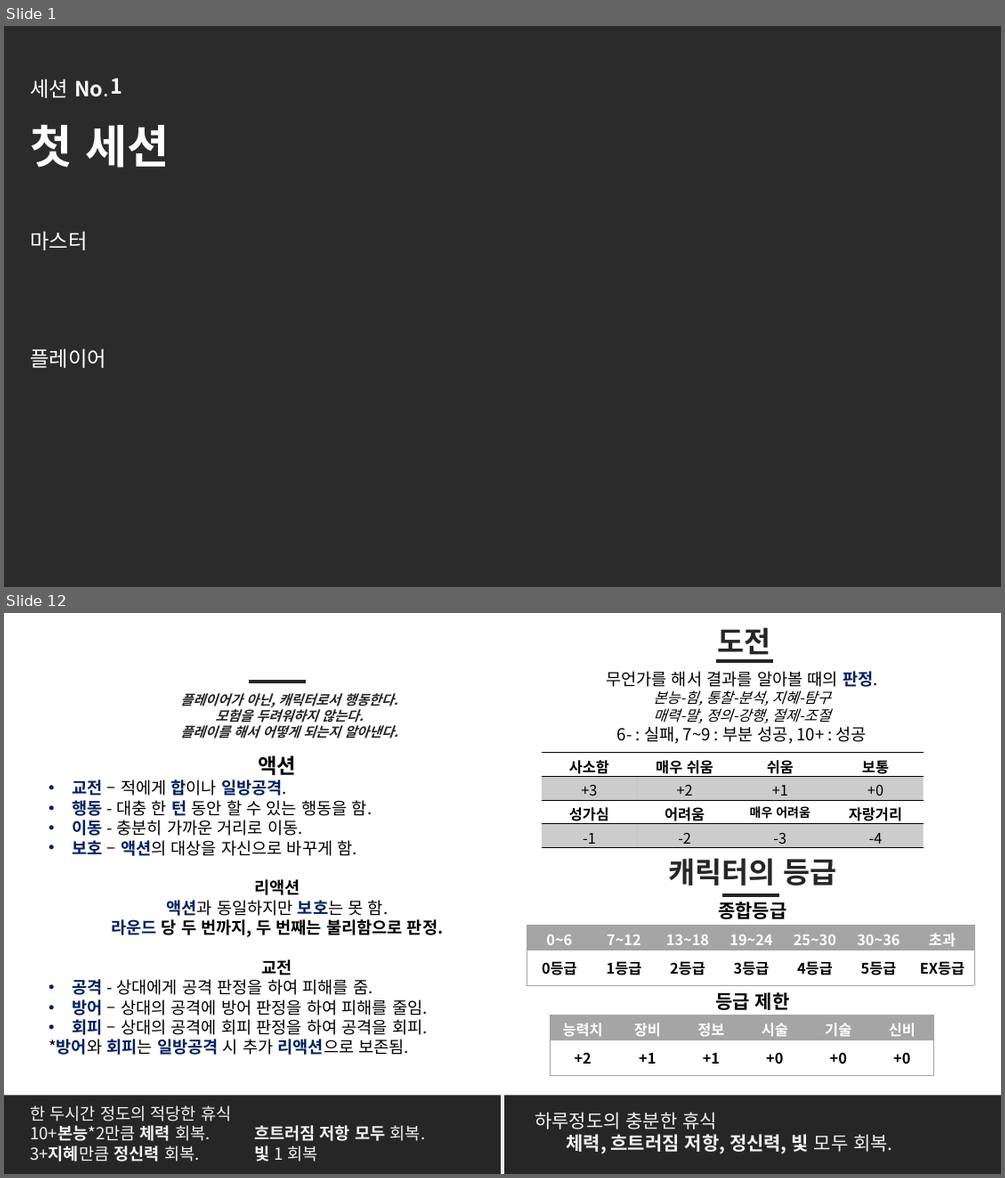
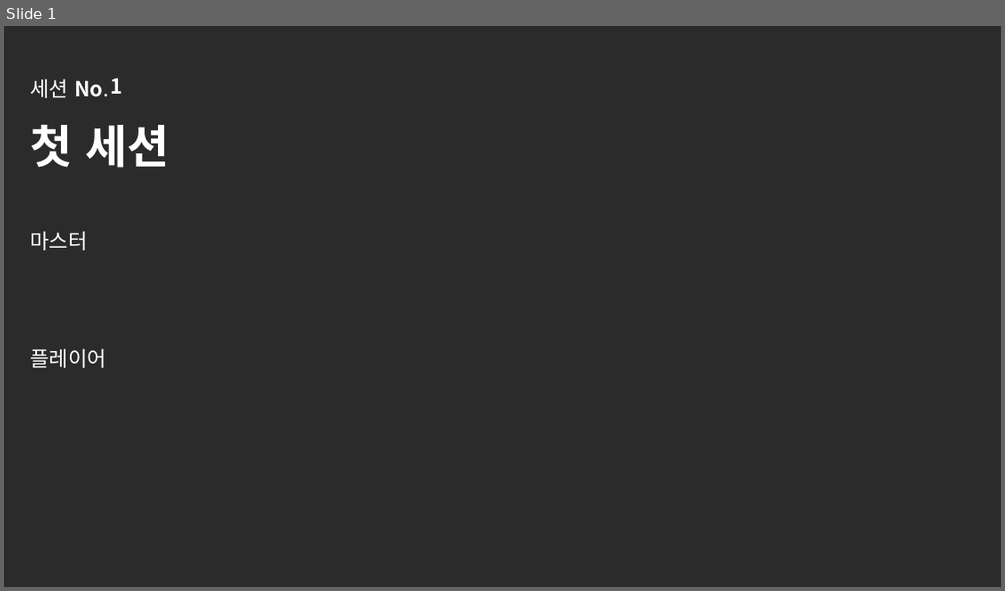
Before and after one commit to helloing0119/lobotomytrpg, a slide deck: 롭티알_진행.pptx. Shown one above the other, each under a label of ours: slides 1 and 12 before the commit, slide 1 after it; the slides between them are not shown. The pictures are 1005x1178 and 1005x591 pixels, drawn with LibreOffice and Linux fonts; fonts in the diff are those of the drawing; background and template pictures are left out; a plain dark background stands for a picture behind light text. Boxes give left, top, right and bottom in pixels: in the first picture for what was removed or moved away, otherwise in the second. Text is boxed around its words. In the diff, an @@ line names an element or a change of style, - is before the commit and + after.

```diff
--- a/롭티알_진행.pptx
+++ b/롭티알_진행.pptx
@@ slide 12 removed at <box>4,613,1001,1174</box>, background #FFFFFF @@
@@ text removed at <box>718,627,771,655</box> @@
-도전
@@ line removed from (716, 661) to (773, 661) @@
@@ line removed from (249, 682) to (306, 682) @@
@@ text removed at <box>606,671,877,744</box> @@
-무언가를 해서 결과를 알아볼 때의 판정.
-본능-힘, 통찰-분석, 지혜-탐구
-매력-말, 정의-강행, 절제-조절
-6- : 실패, 7~9 : 부분 성공, 10+ : 성공
@@ text removed at <box>180,693,398,738</box> @@
-플레이어가 아닌, 캐릭터로서 행동한다.
-모험을 두려워하지 않는다.
-플레이를 해서 어떻게 되는지 알아낸다.
@@ text removed at <box>48,755,443,1054</box> @@
-액션
-• 교전 – 적에게 합이나 일방공격.
-• 행동 - 대충 한 턴 동안 할 수 있는 행동을 함.
-• 이동 - 충분히 가까운 거리로 이동.
-• 보호 – 액션의 대상을 자신으로 바꾸게 함.
-리액션
-액션과 동일하지만 보호는 못 함.
-라운드 당 두 번까지, 두 번째는 불리함으로 판정.
-교전
-• 공격 - 상대에게 공격 판정을 하여 피해를 줌.
-• 방어 – 상대의 공격에 방어 판정을 하여 피해를 줄임.
-• 회피 – 상대의 공격에 회피 판정을 하여 공격을 회피.
-*방어와 회피는 일방공격 시 추가 리액션으로 보존됨.
@@ table removed at <box>542,752,924,804</box>, 2 rows, 4 columns @@
-사소함 | 매우 쉬움 | 쉬움 | 보통
-+3 | +2 | +1 | +0
@@ table removed at <box>542,800,924,852</box>, 2 rows, 4 columns @@
-성가심 | 어려움 | 매우 어려움 | 자랑거리
--1 | -2 | -3 | -4
@@ text removed at <box>668,858,836,885</box> @@
-캐릭터의 등급
@@ text removed at <box>718,901,786,919</box> @@
-종합등급
@@ line removed from (722, 896) to (779, 896) @@
@@ table removed at <box>526,925,974,985</box>, 2 rows, 7 columns @@
-0~6 | 7~12 | 13~18 | 19~24 | 25~30 | 30~36 | 초과
-0등급 | 1등급 | 2등급 | 3등급 | 4등급 | 5등급 | EX등급
@@ text removed at <box>715,992,790,1010</box> @@
-등급 제한
@@ table removed at <box>550,1015,933,1075</box>, 2 rows, 6 columns @@
-능력치 | 장비 | 정보 | 시술 | 기술 | 신비
-+2 | +1 | +1 | +0 | +0 | +0
@@ rectangle removed at <box>4,1095,1001,1174</box> @@
@@ text removed at <box>30,1105,425,1161</box> @@
-한 두시간 정도의 적당한 휴식
-10+본능*2만큼 체력 회복. 흐트러짐 저항 모두 회복.
-3+지혜만큼 정신력 회복. 빛 1 회복
@@ line removed from (502, 1095) to (502, 1174) @@
@@ text removed at <box>534,1111,892,1153</box> @@
-하루정도의 충분한 휴식
-체력, 흐트러짐 저항, 정신력, 빛 모두 회복.
```
Also in this commit, not shown: 2 slides added, 1 other slide removed, 1 other file.
